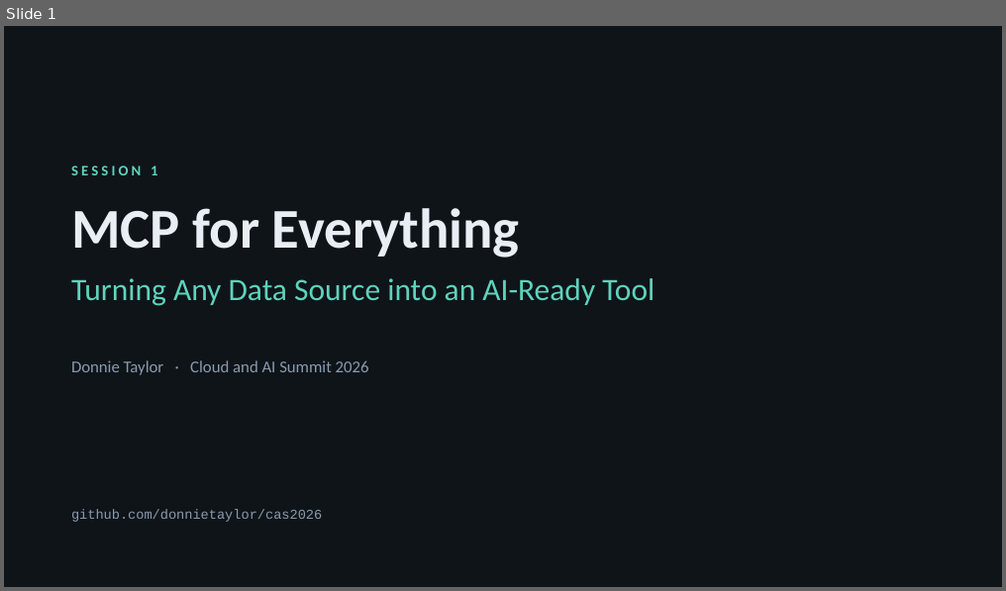
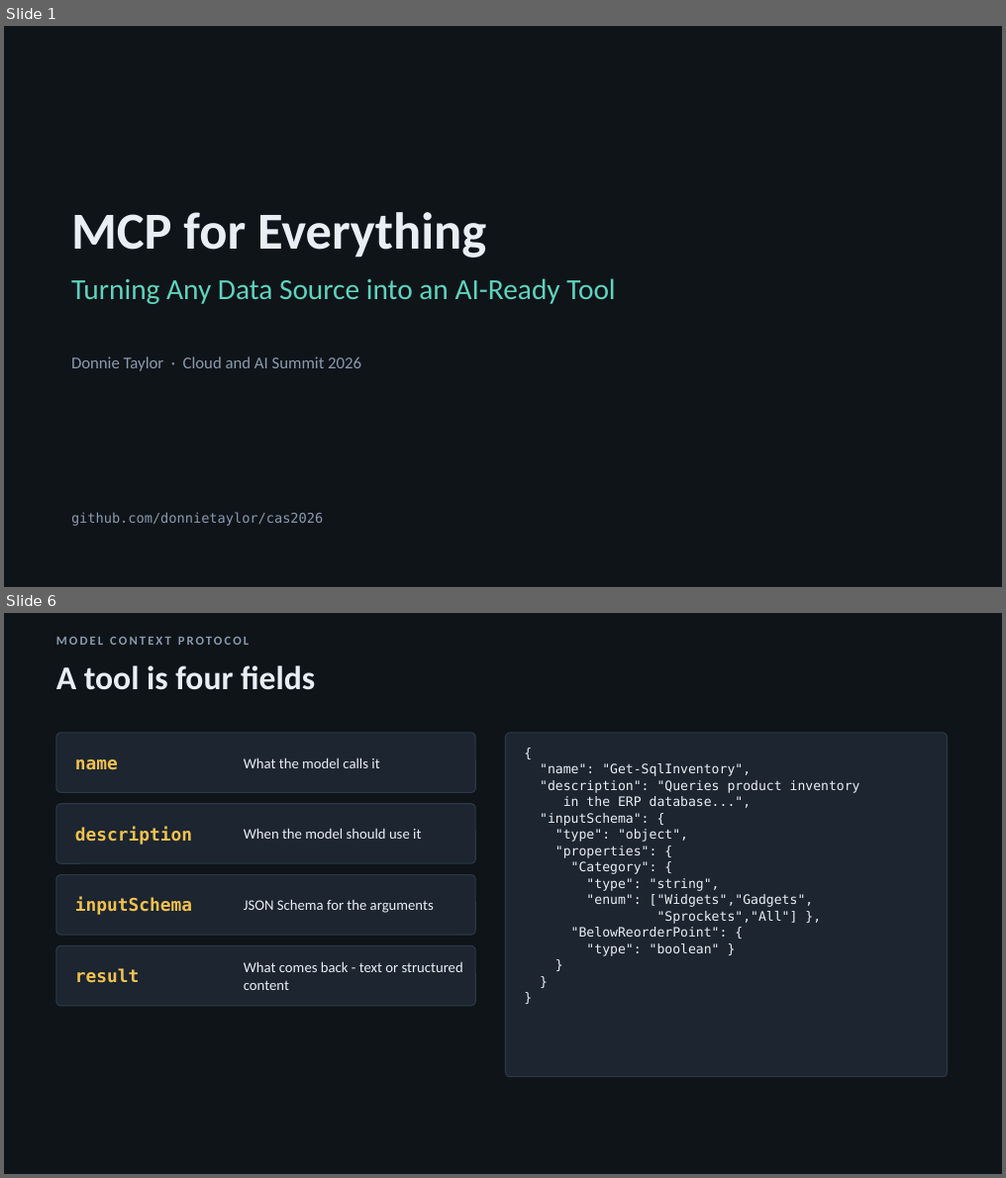
Before and after one commit to donnietaylor/cas2026, a slide deck: mcp-for-everything/slides/session1-mcp-for-everything.pptx. Shown one above the other, each under a label of ours: slide 1 before the commit, slides 1 and 6 after it; the slides between them are not shown. The pictures are 1006x591 and 1006x1178 pixels, drawn with LibreOffice and Linux fonts; fonts in the diff are those of the drawing. Boxes give left, top, right and bottom in pixels: in the first picture for what was removed or moved away, otherwise in the second. Text is boxed around its words. In the diff, an @@ line names an element or a change of style, - is before the commit and + after.

```diff
--- a/mcp-for-everything/slides/session1-mcp-for-everything.pptx
+++ b/mcp-for-everything/slides/session1-mcp-for-everything.pptx
@@ slide 6 added at (x1=4, y1=613, x2=1002, y2=1174), background #0F1419 @@
@@ text added at (x1=56, y1=637, x2=249, y2=645), 12 pt, text #8A9AAE, bold @@
+MODEL CONTEXT PROTOCOL
@@ text added at (x1=56, y1=665, x2=315, y2=690), 32 pt, text #E9EEF5, bold @@
+A tool is four fields
@@ rounded rectangle added at (x1=56, y1=733, x2=475, y2=792), fill #1C2530, outline #2C3949 1 pt @@
@@ text added at (x1=75, y1=760, x2=118, y2=770), 17 pt, text #F2C14E, bold @@
+name
@@ text added at (x1=244, y1=758, x2=379, y2=768), 14 pt, text #E9EEF5 @@
+What the model calls it
@@ rounded rectangle added at (x1=506, y1=733, x2=947, y2=1077), fill #1C2530, outline #2C3949 1 pt @@
@@ text added at (x1=540, y1=763, x2=860, y2=957), 12.5 pt, text #E9EEF5 @@
+{
+"name": "Get-SqlInventory",
+"description": "Queries product inventory
+in the ERP database...",
+"inputSchema": {
+"type": "object",
+"properties": {
+"Category": {
+"type": "string",
+"enum": ["Widgets","Gadgets",
+"Sprockets","All"] },
+"BelowReorderPoint": {
+"type": "boolean" }
+}
+}
+}
@@ rounded rectangle added at (x1=56, y1=804, x2=475, y2=863), fill #1C2530, outline #2C3949 1 pt @@
@@ text added at (x1=75, y1=827, x2=192, y2=845), 17 pt, text #F2C14E, bold @@
+description
@@ text added at (x1=244, y1=828, x2=421, y2=839), 14 pt, text #E9EEF5 @@
+When the model should use it
@@ rounded rectangle added at (x1=56, y1=875, x2=475, y2=935), fill #1C2530, outline #2C3949 1 pt @@
@@ text added at (x1=75, y1=897, x2=192, y2=915), 17 pt, text #F2C14E, bold @@
+inputSchema
@@ text added at (x1=244, y1=899, x2=434, y2=913), 14 pt, text #E9EEF5 @@
+JSON Schema for the arguments
@@ rounded rectangle added at (x1=56, y1=947, x2=475, y2=1006), fill #1C2530, outline #2C3949 1 pt @@
@@ text added at (x1=75, y1=968, x2=140, y2=983), 17 pt, text #F2C14E, bold @@
+result
@@ text added at (x1=244, y1=961, x2=463, y2=990), 14 pt, text #E9EEF5 @@
+What comes back - text or structured content
@@ slide 1 changed as well @@
@@ text removed at (x1=71, y1=166, x2=157, y2=175) @@
-SESSION 1
@@ text "MCP for Everything" at (x1=71, y1=212, x2=486, y2=258): size 54 to 50 pt @@
@@ text "Turning Any Data Source into ..." at (x1=71, y1=278, x2=615, y2=304): size 30 to 28 pt @@
@@ text "Donnie Taylor · Cloud and ..." rewrapped from (x1=71, y1=361, x2=369, y2=375) to (x1=71, y1=357, x2=361, y2=372) @@
@@ text "github.com/donnietaylor/cas2026" at (x1=71, y1=512, x2=323, y2=526): font Courier New to DejaVu Sans Mono @@
```
Also in this commit, not shown: 1 other slide changed, 18 other slides added, 15 slides removed, 23 other files.
